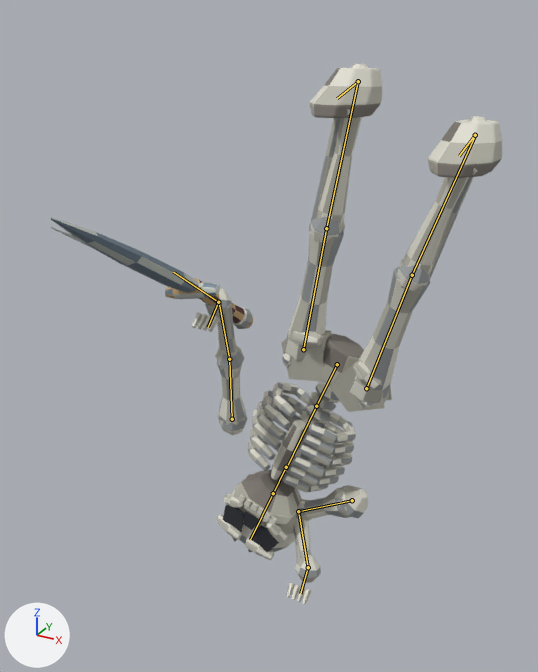
A saved change to the Blender file beta/art/skeleton/skeleton.blend.
One viewpoint serves both versions: a 50 mm lens placed at (0.89, -2.18, 2.0), pointed at (-0.13, -0.33, 1.07). Arrows for +X, +Y and +Z are at lower left; the lights stay in place. The older version comes first. Both versions are drawn at frame 21 of the action 'cartwheel-left'; the numbers are the values there. The bones that change, and the others that lie on the model, are drawn over the model as lines.

Objects in the first picture: 'Skeleton • both', 'Skeleton • sabre'.
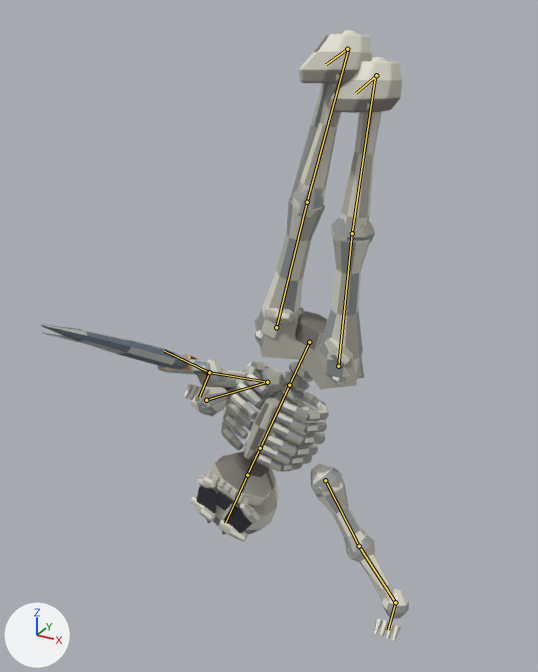
Edits to the scene script, one JSON object a line:
```json
{"block": "bone_hips", "where": "bone_hips = bpy.data.objects['Skeleton rig'].pose.bones['Hips']"}
{"op": "set", "path": "bone_hips.location", "old": "(-0.031, -0.096, 0.022)", "new": "(-0.128, -0.023, 0.044)"}
{"op": "set", "path": "bone_hips.rotation_quaternion", "old": "(0.185, 0.002, 0.01, 0.983)", "new": "(0.185, 0.003, 0.018, 0.983)", "note": "degrees (1, 0, 159) -> degrees (2, 0, 159)"}
{"block": "bone_arm_l", "where": "bone_arm_l = bpy.data.objects['Skeleton rig'].pose.bones['Arm.L']  # child of 'Chest'"}
{"op": "set", "path": "bone_arm_l.rotation_quaternion", "old": "(0.166, -0.307, -0.074, -0.934)", "new": "(0.586, 0.201, 0.005, 0.785)", "note": "degrees (3, -37, -161) -> degrees (15, -18, 104)"}
{"block": "bone_forearm_l", "where": "bone_forearm_l = bpy.data.objects['Skeleton rig'].pose.bones['Forearm.L']  # child of 'Arm.L'"}
{"op": "set", "path": "bone_forearm_l.rotation_quaternion", "old": "(0.701, -0.429, 0.182, -0.54)", "new": "(0.992, -0.026, -0.111, -0.061)", "note": "degrees (-55, -12, -69) -> degrees (-2, -13, -7)"}
{"block": "bone_hand_l", "where": "bone_hand_l = bpy.data.objects['Skeleton rig'].pose.bones['Hand.L']  # child of 'Forearm.L'"}
{"op": "set", "path": "bone_hand_l.rotation_quaternion", "old": "(0.903, 0.27, -0.093, 0.321)", "new": "(0.886, 0.013, -0.168, 0.432)", "note": "degrees (27, -20, 34) -> degrees (-7, -18, 53)"}
{"block": "bone_arm_r", "where": "bone_arm_r = bpy.data.objects['Skeleton rig'].pose.bones['Arm.R']  # child of 'Chest'"}
{"op": "set", "path": "bone_arm_r.rotation_quaternion", "old": "(0.93, -0.125, -0.345, 0.017)", "new": "(0.852, -0.165, 0.17, 0.467)", "note": "degrees (-18, -40, 9) -> degrees (-8, 26, 56)"}
{"op": "set", "path": "bone_arm_r.scale", "old": "(1.0, 1.08, 1.0)", "new": "(1.0, 1.0, 1.0)"}
{"block": "bone_forearm_r", "where": "bone_forearm_r = bpy.data.objects['Skeleton rig'].pose.bones['Forearm.R']  # child of 'Arm.R'"}
{"op": "set", "path": "bone_forearm_r.rotation_quaternion", "old": "(0.503, -0.066, -0.853, -0.127)", "new": "(0.029, 0.618, 0.474, -0.627)", "note": "degrees (-18, -119, 2) -> degrees (69, 127, -67)"}
{"block": "bone_hand_r", "where": "bone_hand_r = bpy.data.objects['Skeleton rig'].pose.bones['Hand.R']  # child of 'Forearm.R'"}
{"op": "set", "path": "bone_hand_r.location", "old": "(-0.002, 0.0, -0.001)", "new": "(0.0, 0.0, 0.0)"}
{"op": "set", "path": "bone_hand_r.rotation_quaternion", "old": "(0.389, 0.908, -0.124, 0.09)", "new": "(0.719, 0.489, 0.168, -0.465)", "note": "degrees (135, -15, -9) -> degrees (50, 44, -45)"}
{"op": "set", "path": "bone_hand_r.scale", "old": "(1.0, 0.98, 0.95)", "new": "(1.0, 1.0, 1.0)"}
{"block": "bone_grip_r", "where": "bone_grip_r = bpy.data.objects['Skeleton rig'].pose.bones['Grip.R']  # child of 'Hand.R'"}
{"op": "set", "path": "bone_grip_r.rotation_quaternion", "old": "(0.815, 0.566, -0.016, 0.123)", "new": "(0.814, 0.566, -0.022, 0.128)", "note": "degrees (69, -9, 11) -> degrees (69, -10, 11)"}
{"op": "set", "path": "bone_grip_r.scale", "old": "(0.99, 1.01, 0.99)", "new": "(1.0, 1.0, 1.0)"}
{"block": "bone_thigh_l", "where": "bone_thigh_l = bpy.data.objects['Skeleton rig'].pose.bones['Thigh.L']  # child of 'Hips'"}
{"op": "set", "path": "bone_thigh_l.rotation_quaternion", "old": "(0.785, -0.047, -0.617, -0.022)", "new": "(0.306, -0.153, -0.939, -0.018)", "note": "degrees (-11, -76, 6) -> degrees (4, -145, -20)"}
{"op": "set", "path": "bone_thigh_l.scale", "old": "(1.0, 1.07, 1.0)", "new": "(1.0, 1.1, 1.0)"}
{"block": "bone_shin_l", "where": "bone_shin_l = bpy.data.objects['Skeleton rig'].pose.bones['Shin.L']  # child of 'Thigh.L'"}
{"op": "set", "path": "bone_shin_l.rotation_quaternion", "old": "(0.636, -0.025, 0.767, -0.082)", "new": "(0.368, -0.07, -0.92, 0.115)", "note": "degrees (42, 104, 37) -> degrees (21, -139, -16)"}
{"block": "bone_foot_l", "where": "bone_foot_l = bpy.data.objects['Skeleton rig'].pose.bones['Foot.L']  # child of 'Shin.L'"}
{"op": "set", "path": "bone_foot_l.location", "old": "(0.0, -0.003, 0.001)", "new": "(-0.004, 0.001, 0.0)"}
{"op": "set", "path": "bone_foot_l.rotation_quaternion", "old": "(0.154, -0.2, -0.956, 0.148)", "new": "(0.042, -0.63, -0.768, 0.107)", "note": "degrees (21, -166, -26) -> degrees (13, 176, -78)"}
{"op": "set", "path": "bone_foot_l.scale", "old": "(0.99, 1.0, 0.94)", "new": "(1.0, 1.0, 0.91)"}
{"block": "bone_thigh_r", "where": "bone_thigh_r = bpy.data.objects['Skeleton rig'].pose.bones['Thigh.R']  # child of 'Hips'"}
{"op": "set", "path": "bone_thigh_r.rotation_quaternion", "old": "(0.745, -0.057, -0.664, -0.034)", "new": "(0.84, -0.033, -0.542, -0.018)", "note": "degrees (-20, -83, 12) -> degrees (-5, -66, 1)"}
{"op": "set", "path": "bone_thigh_r.scale", "old": "(1.0, 1.07, 1.0)", "new": "(1.0, 1.1, 1.0)"}
{"block": "bone_shin_r", "where": "bone_shin_r = bpy.data.objects['Skeleton rig'].pose.bones['Shin.R']  # child of 'Thigh.R'"}
{"op": "set", "path": "bone_shin_r.rotation_quaternion", "old": "(0.518, -0.003, 0.848, -0.112)", "new": "(0.642, -0.013, 0.761, -0.096)", "note": "degrees (24, 119, 15) -> degrees (46, 103, 39)"}
```

Boxes [x1, y1, x2, y2] around the edits, measured in the pictures (538 x 672 px):
```json
{"object": "Skeleton • both", "change": "posed", "before": [192, 64, 502, 604], "after": [184, 30, 409, 641], "on screen": "27% narrower, 13% taller"}
{"object": "Skeleton • sabre", "change": "posed", "before": [50, 217, 245, 324], "after": [41, 324, 231, 390], "on screen": "38% shorter"}
{"bone": "Hips", "before": "(337, 364) to (315, 408)", "after": "(309, 342) to (288, 387)"}
{"bone": "Arm.L", "before": "(352, 500) to (298, 511)", "after": "(325, 480) to (359, 546)"}
{"bone": "Forearm.L", "before": "(298, 511) to (308, 567)", "after": "(359, 546) to (395, 602)"}
{"bone": "Hand.L", "before": "(308, 567) to (300, 593)", "after": "(395, 602) to (388, 630)"}
{"bone": "Arm.R", "before": "(232, 419) to (229, 359)", "after": "(206, 400) to (267, 382)"}
{"bone": "Forearm.R", "before": "(229, 359) to (219, 302)", "after": "(267, 382) to (209, 372)"}
{"bone": "Hand.R", "before": "(218, 302) to (208, 327)", "after": "(209, 372) to (199, 397)"}
{"bone": "Grip.R", "before": "(218, 302) to (173, 272)", "after": "(209, 372) to (164, 351)"}
{"bone": "Thigh.L", "before": "(366, 388) to (412, 275)", "after": "(338, 366) to (352, 233)"}
{"bone": "Shin.L", "before": "(412, 275) to (475, 135)", "after": "(352, 233) to (375, 75)"}
{"bone": "Foot.L", "before": "(475, 135) to (459, 156)", "after": "(376, 75) to (356, 93)"}
{"bone": "Thigh.R", "before": "(303, 349) to (326, 228)", "after": "(276, 327) to (307, 202)"}
{"bone": "Shin.R", "before": "(326, 228) to (358, 81)", "after": "(307, 202) to (348, 49)"}
```
